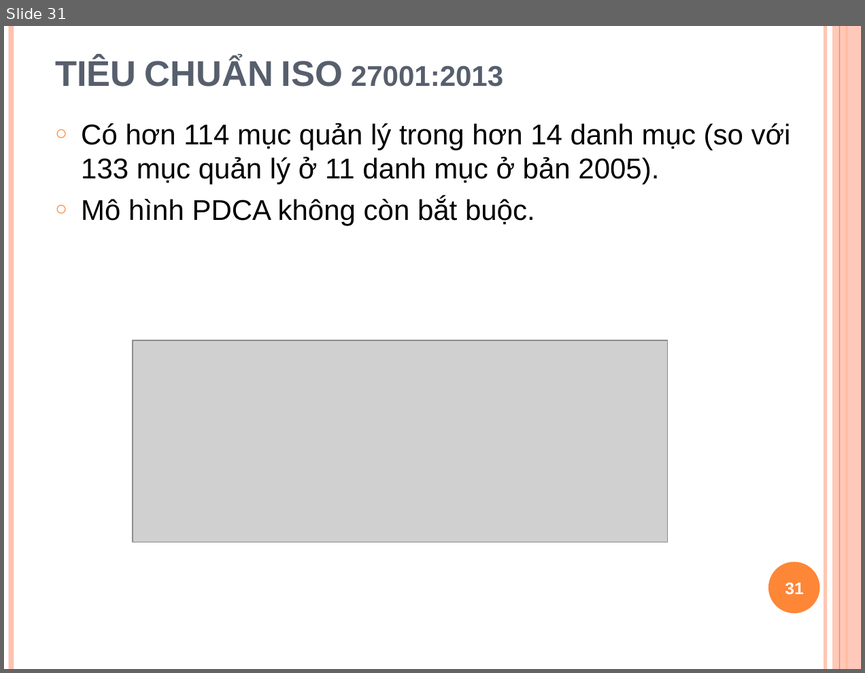
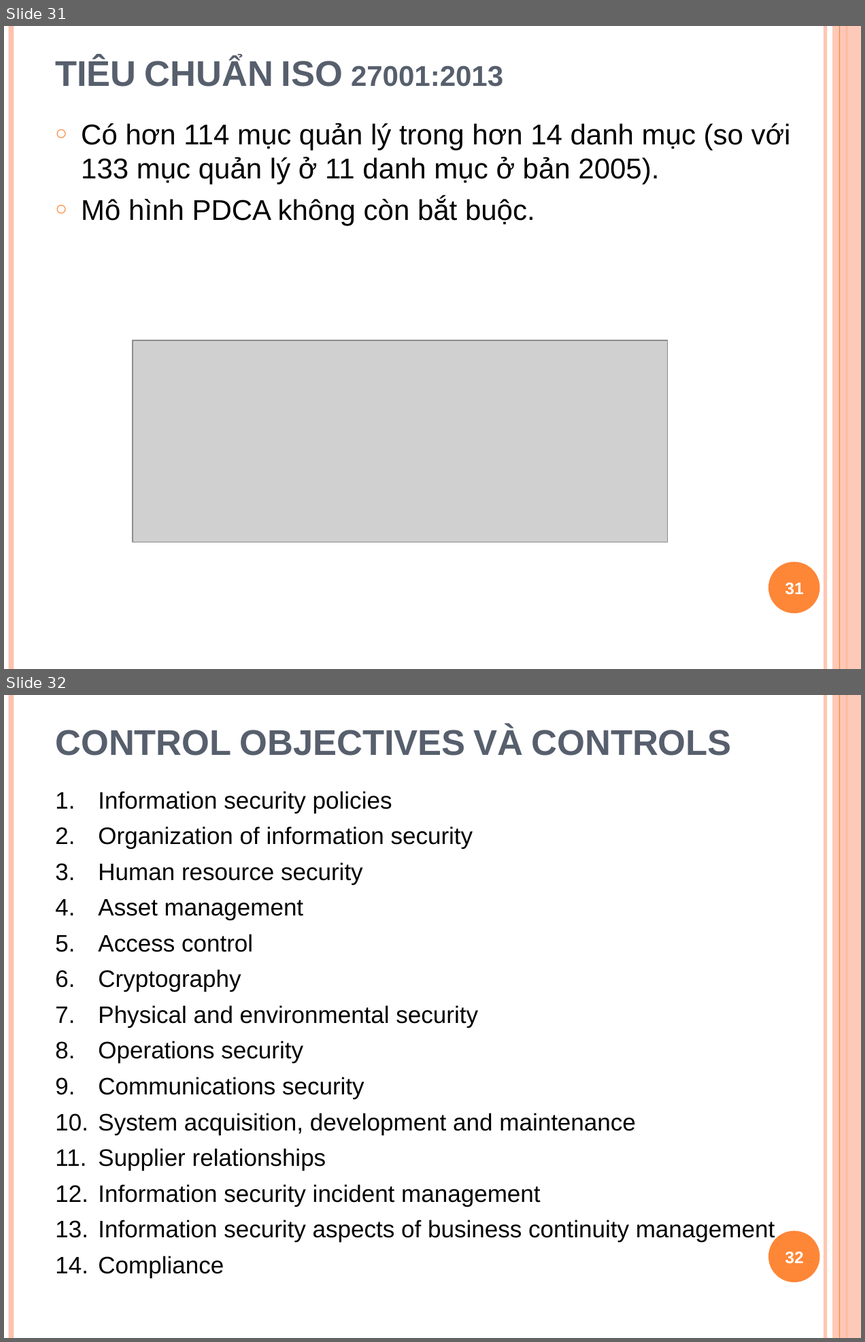
Before and after one commit to Alex7Huynh/iss-g5, a slide deck: ISMS/w6_Minh_Toan_ISMS.pptx. Shown one above the other, each under a label of ours: slide 31 before the commit, slides 31 and 32 after it. The pictures are 865x673 and 865x1342 pixels, drawn with LibreOffice and Linux fonts; fonts in the diff are those of the drawing; grey boxes stand for pictures. Boxes give left, top, right and bottom in pixels: in the first picture for what was removed or moved away, otherwise in the second. Text is boxed around its words. In the diff, an @@ line names an element or a change of style, - is before the commit and + after.

Commit message:
Update ISMS slide. Update Mobile Security report & slide.

```diff
--- a/ISMS/w6_Minh_Toan_ISMS.pptx
+++ b/ISMS/w6_Minh_Toan_ISMS.pptx
@@ slide 32 added at box(4, 695, 861, 1338), background #FFFFFF; not listed: 6 template elements that a slide beside it also shows @@
@@ title added at box(55, 726, 731, 756), 30 pt, text #575F6D, bold, small capitals @@
+CONTROL OBJECTIVES VÀ CONTROLS
@@ text added at box(98, 791, 774, 1277), 20 pt, text #000000 @@
+1. Information security policies
+2. Organization of information security
+3. Human resource security
+4. Asset management
+5. Access control
+6. Cryptography
+7. Physical and environmental security
+8. Operations security
+9. Communications security
+10. System acquisition, development and maintenance
+11. Supplier relationships
+12. Information security incident management
+13. Information security aspects of business continuity management
+14. Compliance
@@ page number added at box(785, 1251, 803, 1263), 14 pt, text #FFFFFF, bold @@
+32
```
Also in this commit, not shown: 4 slides changed, 2 other files.
